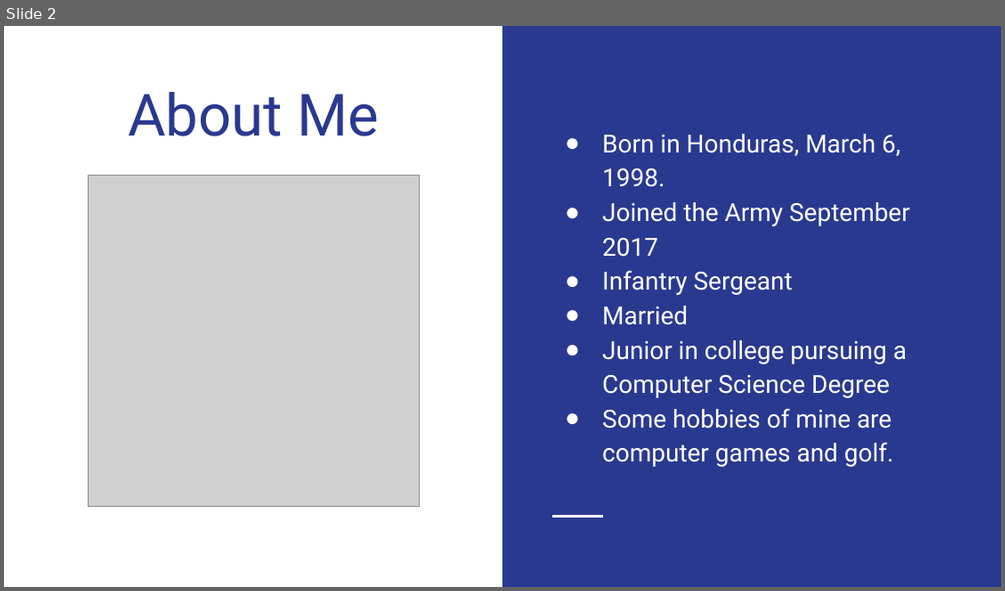
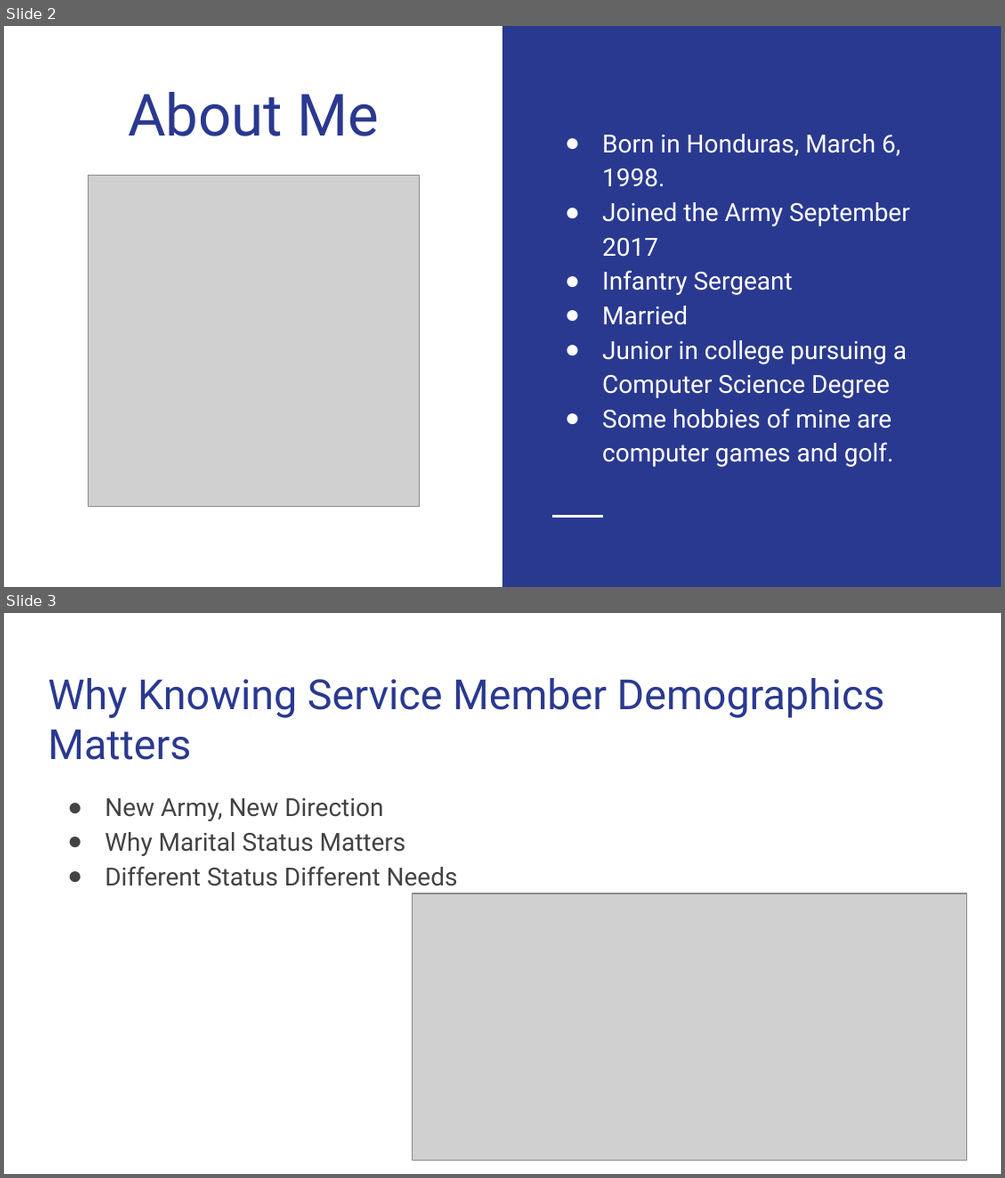
Before and after one commit to Waltercas/Active-Duty-Soldiers, a slide deck: Data/Soldier Demographic Capstone.pptx. Shown one above the other, each under a label of ours: slide 2 before the commit, slides 2 and 3 after it. The pictures are 1005x591 and 1005x1178 pixels, drawn with LibreOffice and Linux fonts; fonts in the diff are those of the drawing; grey boxes stand for pictures. Boxes give left, top, right and bottom in pixels: in the first picture for what was removed or moved away, otherwise in the second. Text is boxed around its words. In the diff, an @@ line names an element or a change of style, - is before the commit and + after.

```diff
--- a/Data/Soldier Demographic Capstone.pptx
+++ b/Data/Soldier Demographic Capstone.pptx
@@ slide 3 added at [4,613,1001,1174], background #FFFFFF @@
@@ title added at [48,678,885,760], 30 pt, text #2A3990 @@
+Why Knowing Service Member Demographics Matters
@@ text added at [69,798,268,801], 18 pt, text #FFFFFF @@
+New Army Culture
@@ text added at [105,798,458,886], 18 pt, text #434343 @@
+● New Army, New Direction
+● Why Marital Status Matters
+● Different Status Different Needs
@@ picture added at [412,893,967,1159] @@
```
Also in this commit, not shown: 2 slides changed, 4 other slides added, 4 slides removed, 3 other files.
